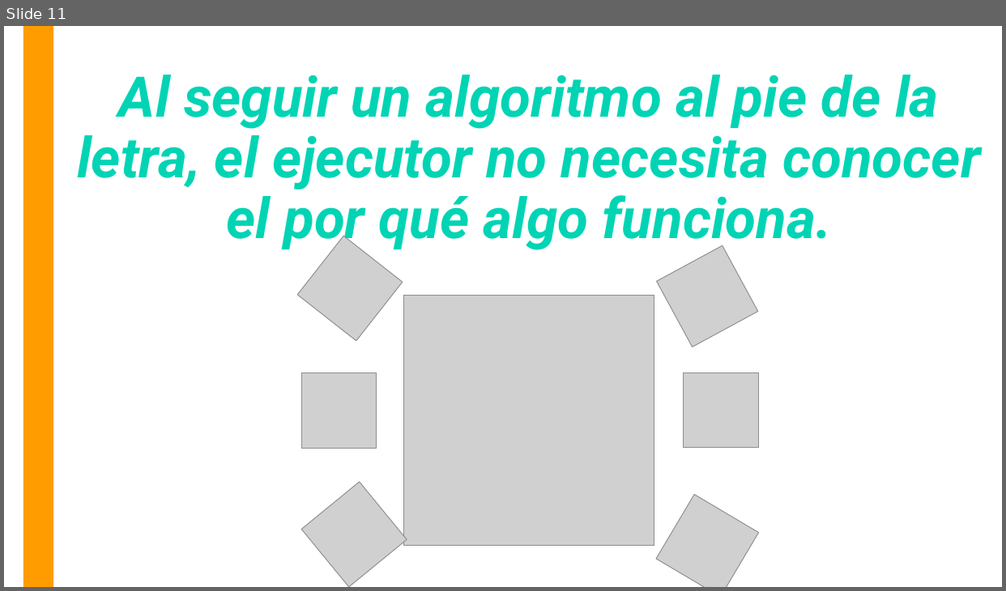
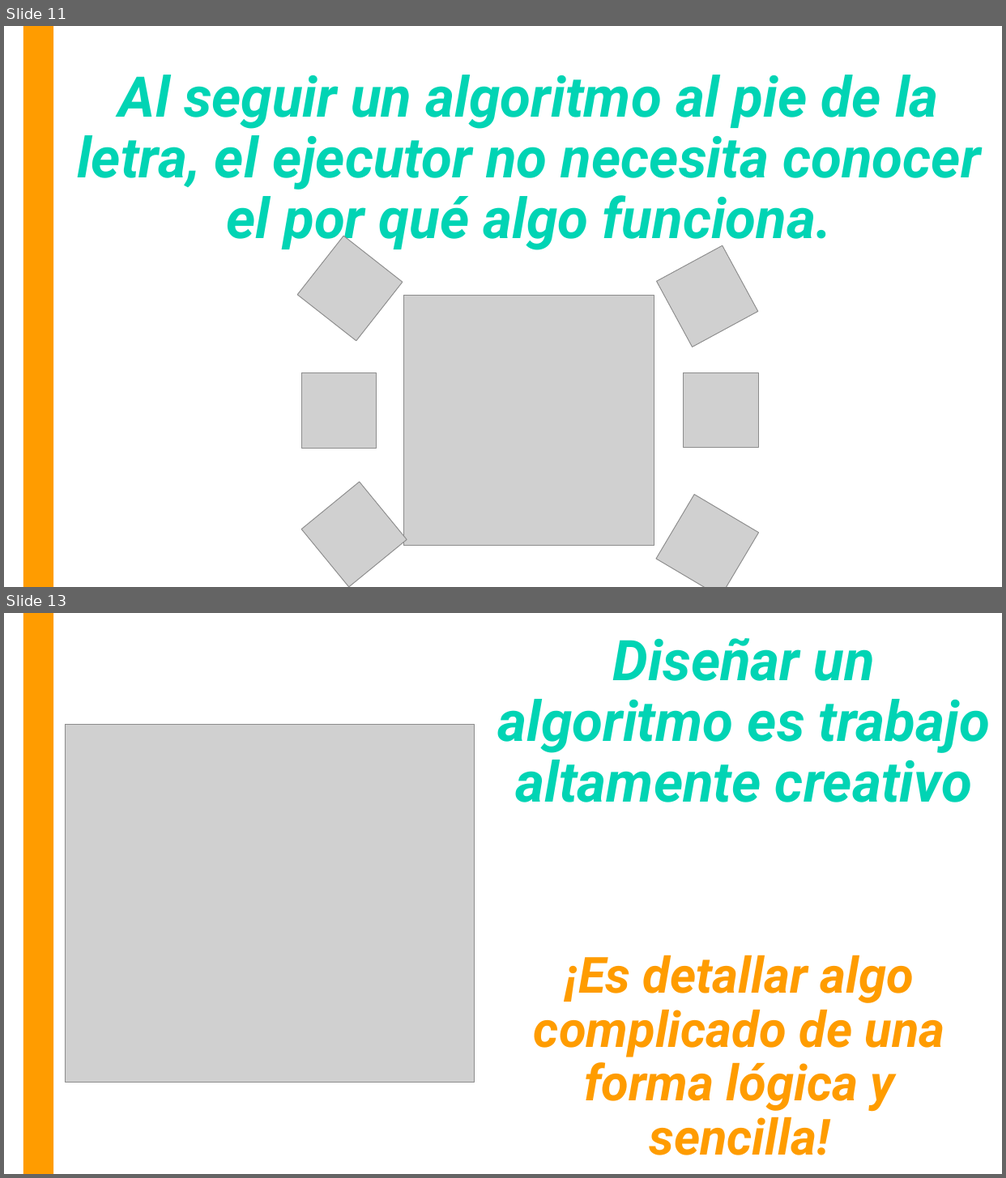
Before and after one commit to OMardil/INFO1_MOD4-Intro-a-Java, a slide deck: 01 Presentacion/INFO1_MOD4-Algoritmos_y_Diagramas.pptx. Shown one above the other, each under a label of ours: slide 11 before the commit, slides 11 and 13 after it; the slides between them are not shown. The pictures are 1006x591 and 1006x1178 pixels, drawn with LibreOffice and Linux fonts; fonts in the diff are those of the drawing; grey boxes stand for pictures. Boxes give left, top, right and bottom in pixels: in the first picture for what was removed or moved away, otherwise in the second. Text is boxed around its words. In the diff, an @@ line names an element or a change of style, - is before the commit and + after.

```diff
--- a/01 Presentacion/INFO1_MOD4-Algoritmos_y_Diagramas.pptx
+++ b/01 Presentacion/INFO1_MOD4-Algoritmos_y_Diagramas.pptx
@@ slide 13 added at box(4, 613, 1002, 1174), background #FFFFFF; not listed: 1 template element that a slide beside it also shows @@
@@ text added at box(497, 638, 991, 803), 54 pt, text #01D4B4, bold, italic @@
+Diseñar un algoritmo es trabajo altamente creativo
@@ picture added at box(66, 725, 474, 1083) @@
@@ text added at box(534, 955, 945, 1156), 48 pt, text #FF9C00, bold, italic @@
+¡Es detallar algo complicado de una forma lógica y sencilla!
```
Also in this commit, not shown: 19 other slides added.
